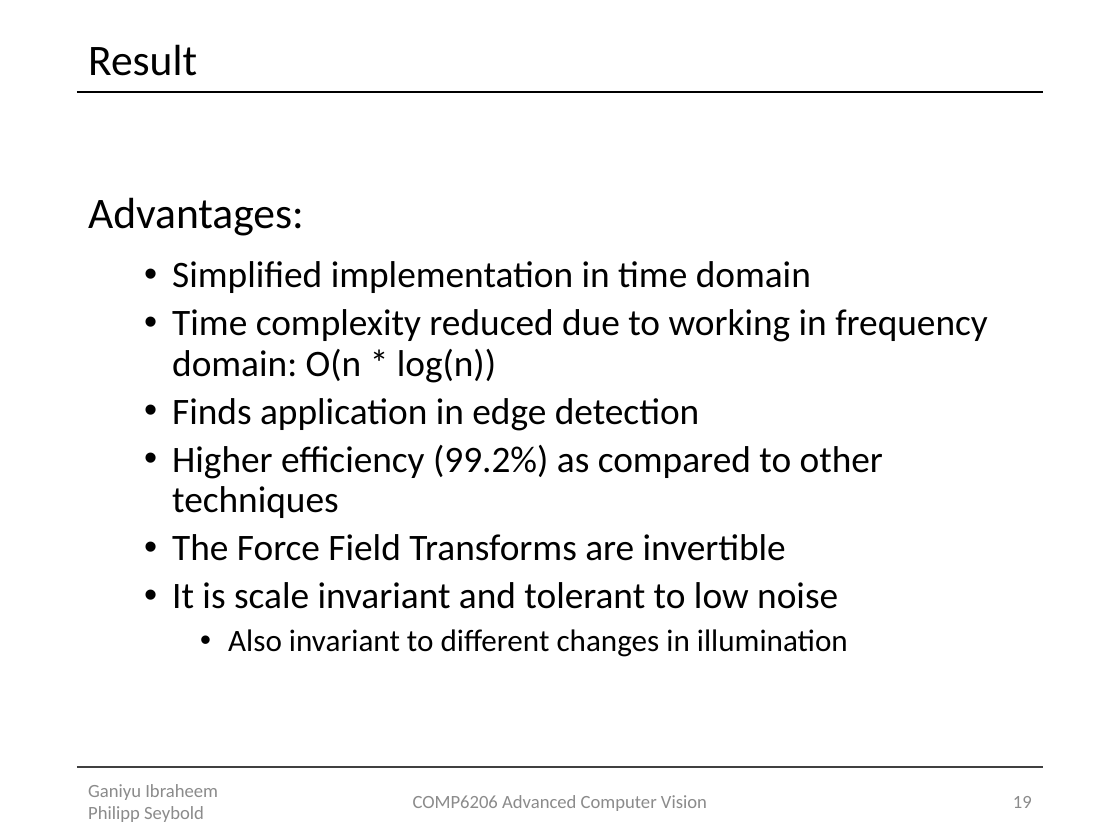
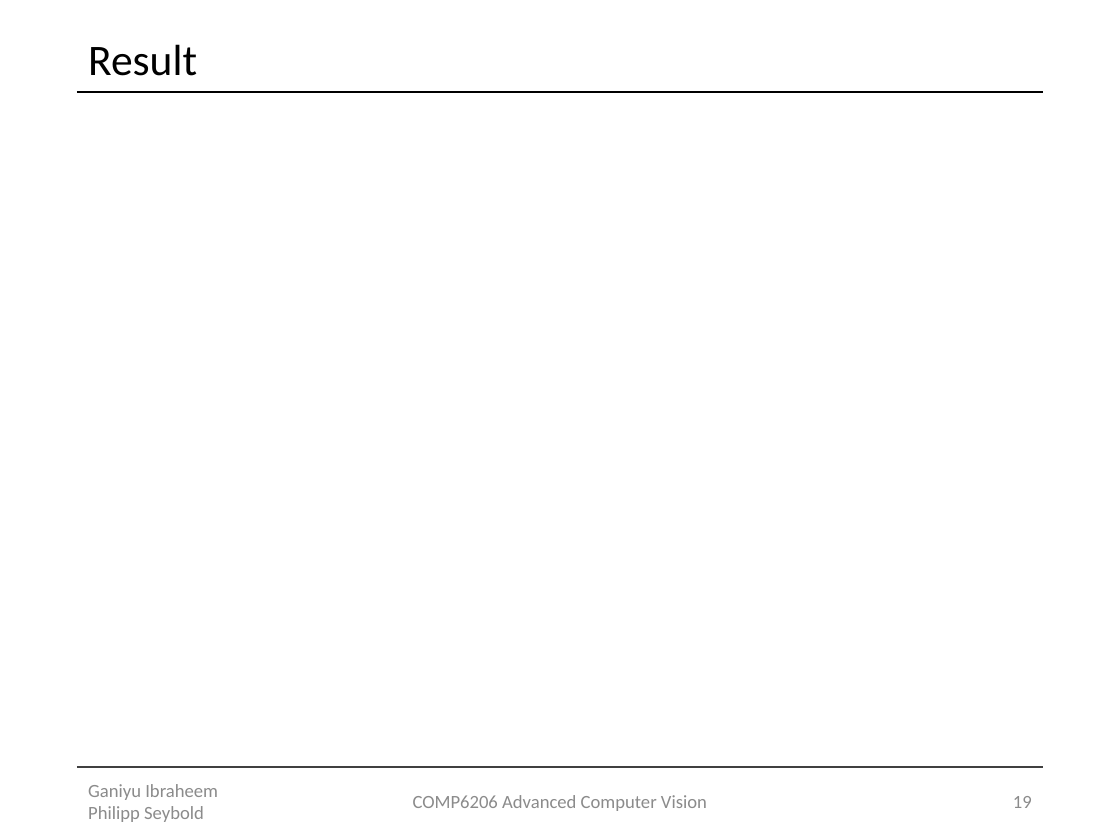
Before and after one commit to Lxrd-AJ/ForceFieldTransforms, a slide deck: slide 19 of Force Field Transformation.pptx. Drawn at 1120x840 pixels with LibreOffice and Linux fonts; fonts in the diff are those of the drawing; grey boxes stand for pictures. Boxes give left, top, right and bottom in pixels: in the first picture for what was removed or moved away, otherwise in the second. Text is boxed around its words. In the diff, an @@ line names an element or a change of style, - is before the commit and + after.

```diff
--- a/Force Field Transformation.pptx
+++ b/Force Field Transformation.pptx
@@ text removed at (88,197,987,657) @@
-Advantages:
-  • Simplified implementation in time domain
-  • Time complexity reduced due to working in frequency domain: O(n * log(n))
-  • Finds application in edge detection
-  • Higher efficiency (99.2%) as compared to other techniques
-  • The Force Field Transforms are invertible
-  • It is scale invariant and tolerant to low noise
-    • Also invariant to different changes in illumination
```
Also in this commit, not shown: 4 other slides changed, 1 slide added, 2 other files.
